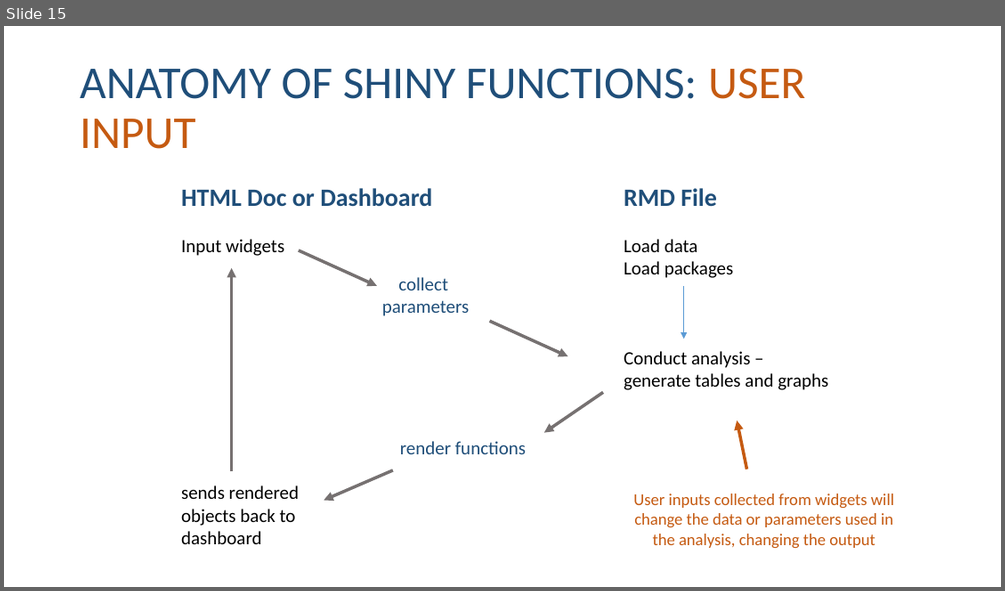
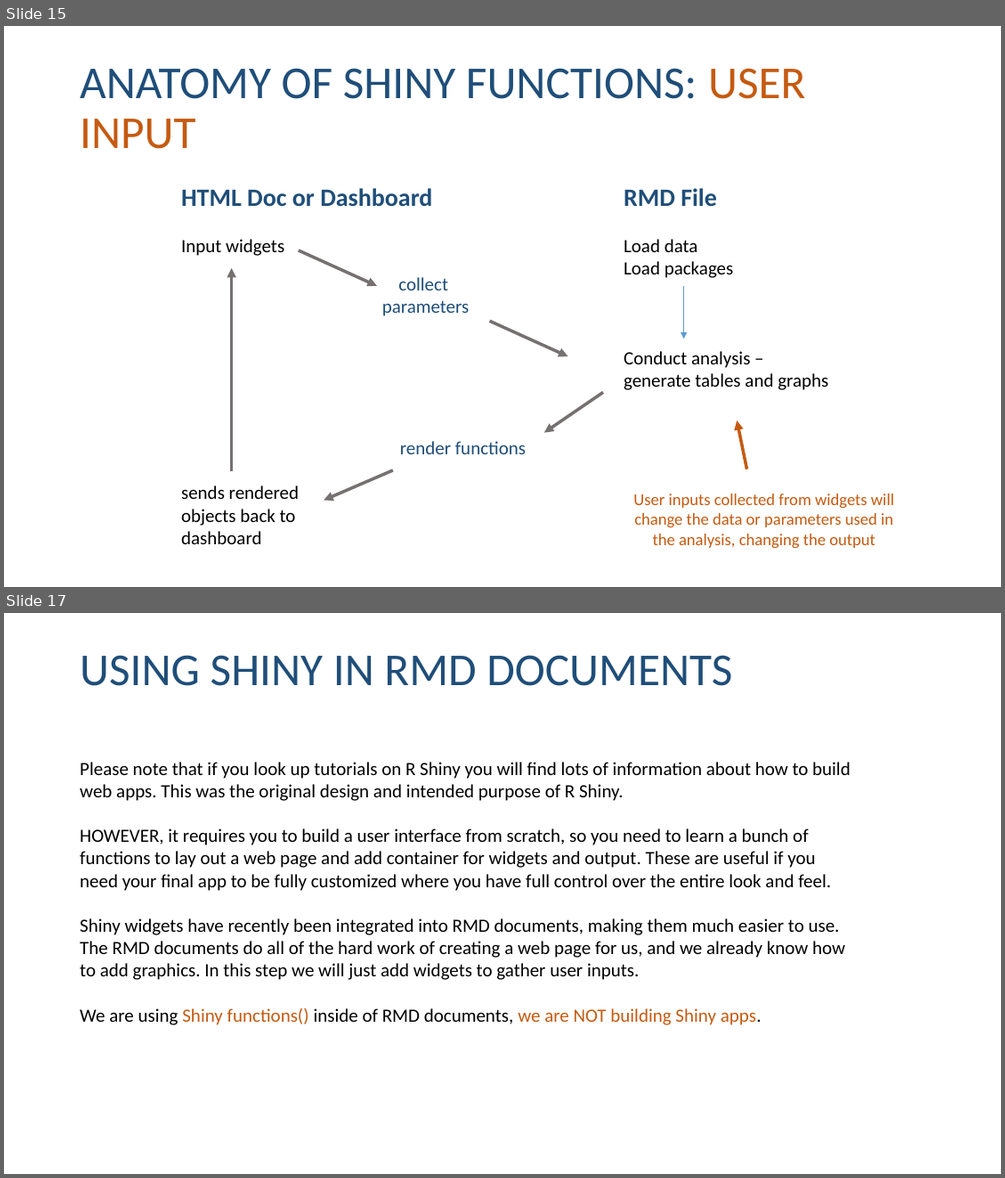
Before and after one commit to DS4PS/cpp-526-fall-2019, a slide deck: lectures/shiny-widgets.pptx. Shown one above the other, each under a label of ours: slide 15 before the commit, slides 15 and 17 after it; the slides between them are not shown. The pictures are 1005x591 and 1005x1178 pixels, drawn with LibreOffice and Linux fonts; fonts in the diff are those of the drawing. Boxes give left, top, right and bottom in pixels: in the first picture for what was removed or moved away, otherwise in the second. Text is boxed around its words. In the diff, an @@ line names an element or a change of style, - is before the commit and + after.

Commit message:
update lecture

```diff
--- a/lectures/shiny-widgets.pptx
+++ b/lectures/shiny-widgets.pptx
@@ slide 17 added at [4,613,1001,1174], background #FFFFFF @@
@@ text added at [80,655,732,686], 44 pt, text #1F4E79 @@
+USING SHINY IN RMD DOCUMENTS
@@ text added at [80,762,850,1025], 18 pt, text #000000 @@
+Please note that if you look up tutorials on R Shiny you will find lots of information about how to build web apps. This was the original design and intended purpose of R Shiny.
+HOWEVER, it requires you to build a user interface from scratch, so you need to learn a bunch of functions to lay out a web page and add container for widgets and output. These are useful if you need your final app to be fully customized where you have full control over the entire look and feel.
+Shiny widgets have recently been integrated into RMD documents, making them much easier to use. The RMD documents do all of the hard work of creating a web page for us, and we already know how to add graphics. In this step we will just add widgets to gather user inputs.
+We are using Shiny functions() inside of RMD documents, we are NOT building Shiny apps.
```
Also in this commit, not shown: 2 other slides added, 1 other file.
